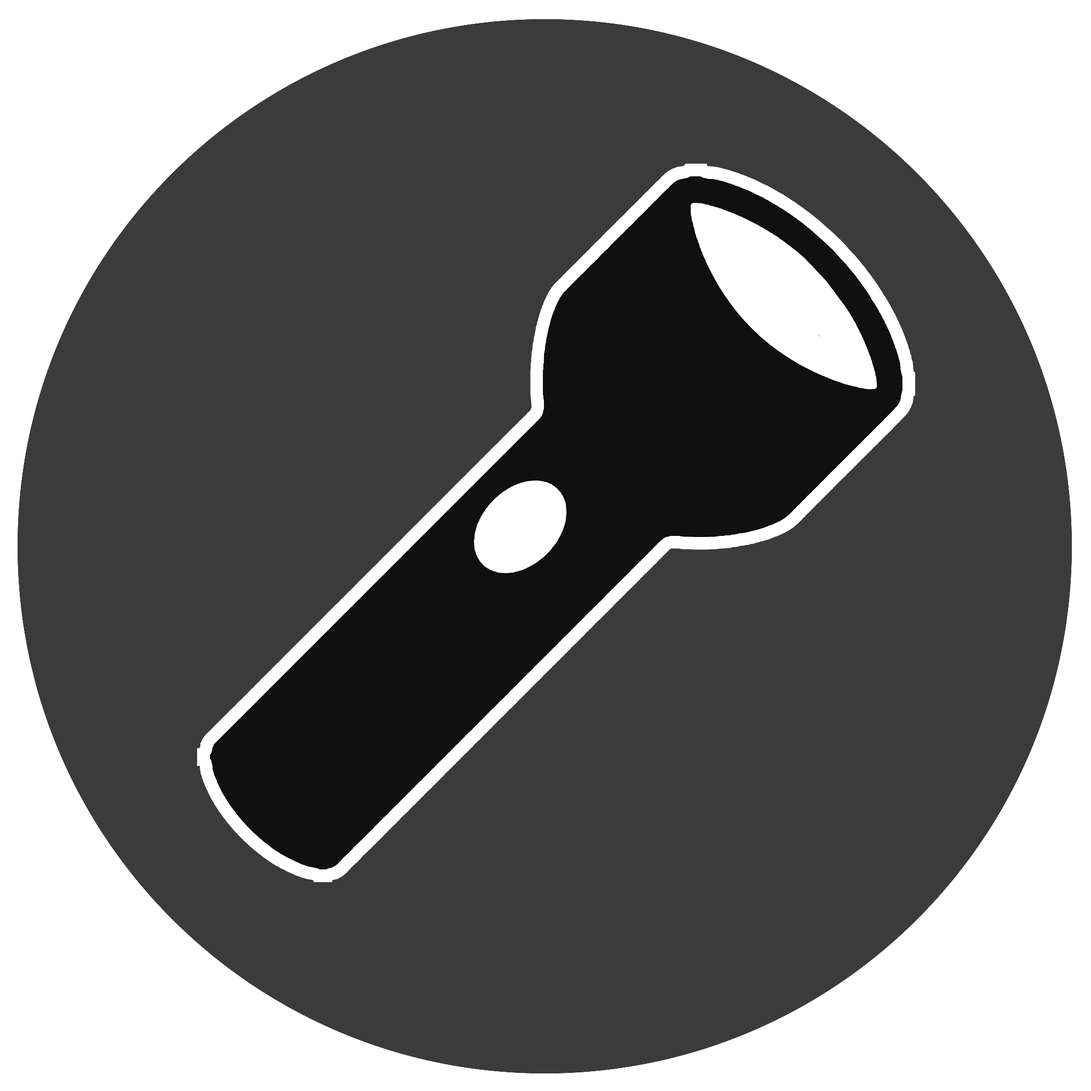
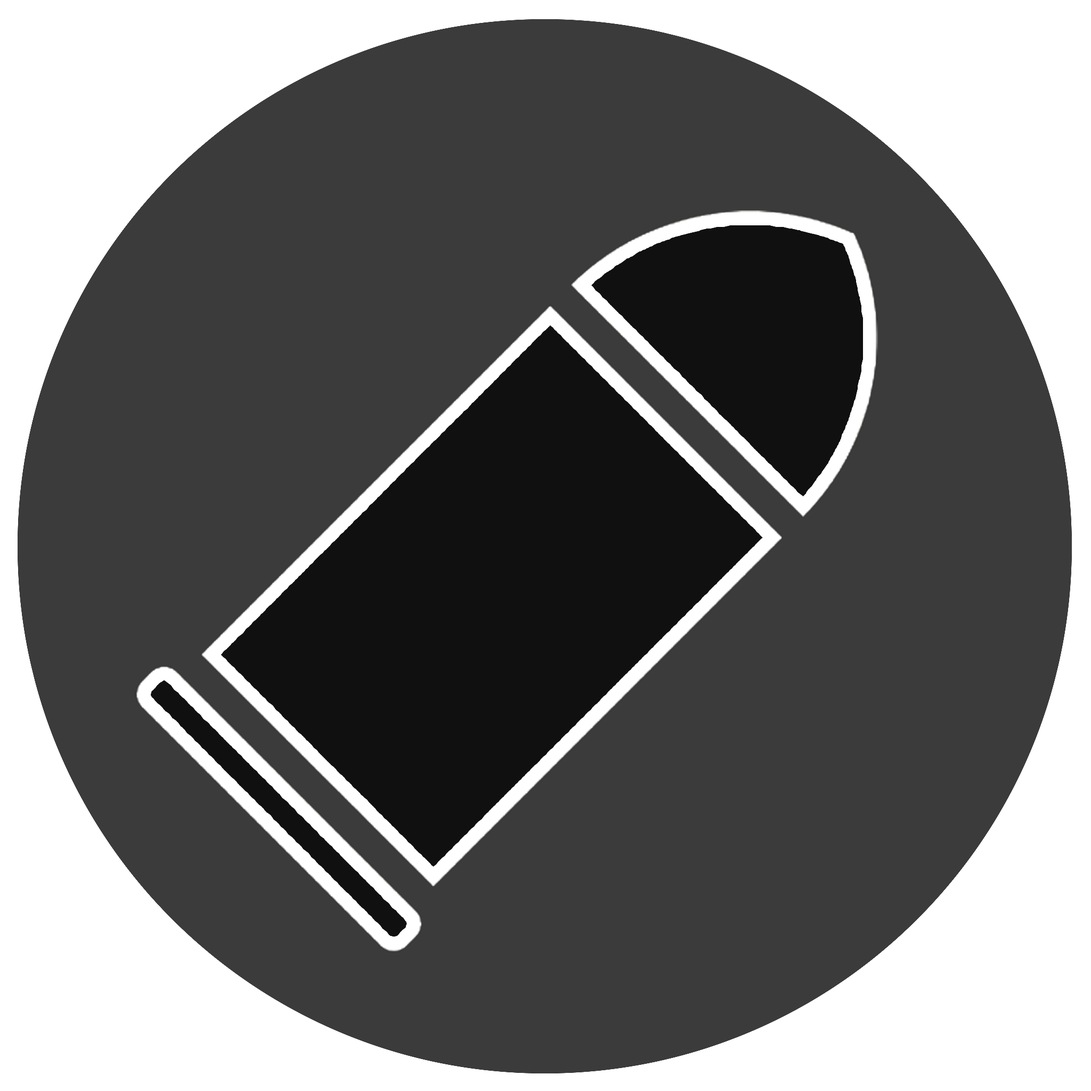
The second w=1091, h=1091 image is a revision of the first. Changes to its layers:
added layer "图层 5" (72%) above "图层 4" over [134, 210, 879, 953]
hid "图层 4" over [197, 163, 916, 883]
